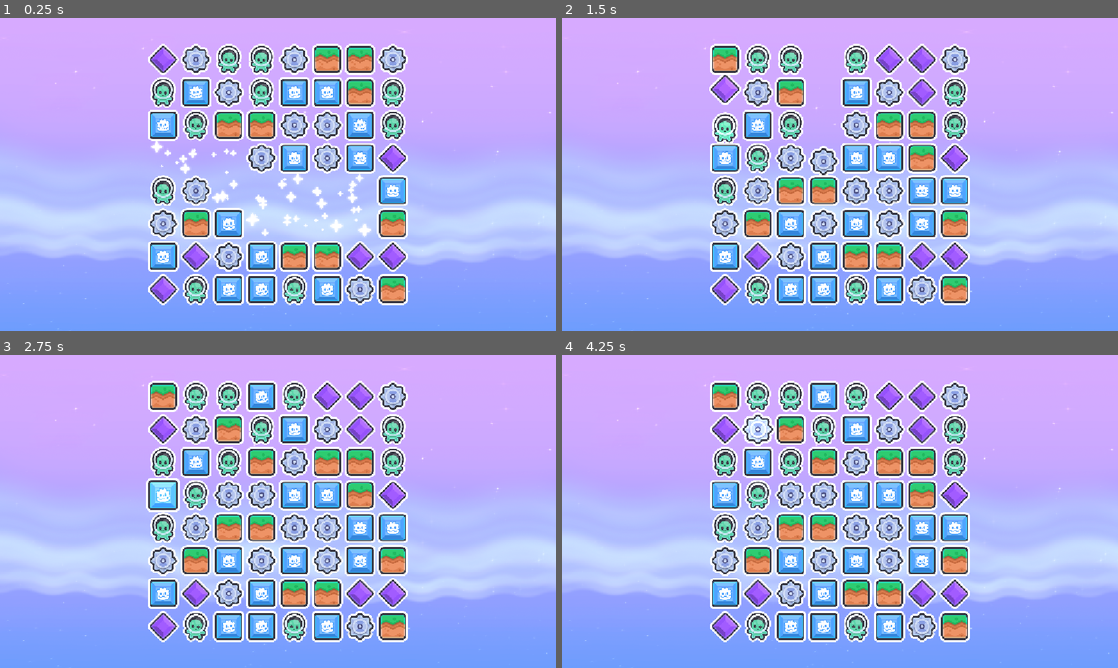
Above: before the commit, frames 1-4 (two rows, left to right).
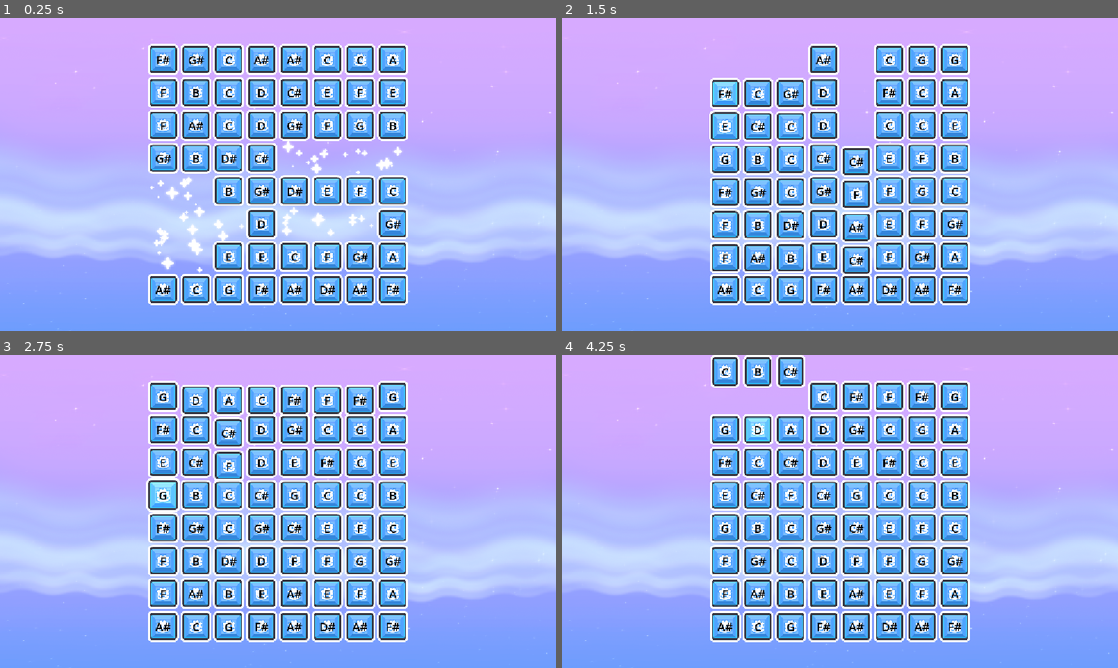
Above: after the commit, the same moments.

Repository: xanderayes/starter-kit-match-3
Game: Godot game, scene res://scenes/main.tscn
Two runs of this game, one before a commit and one after it. Both use one fixed random seed, a clock stepped at 60 frames per second and the inputs below.
Inputs (mouse positions are in pixels of both pictures, inside the frame that each line leads up to):
- Up to frame 1 (0.25 s): no input
- Up to frame 2 (1.5 s): drag from (723, 96) to (723, 190) at 0.52 s; drag from (723, 89) to (723, 190) at 1.27 s
- Up to frame 3 (2.75 s): move the mouse to (161, 495) at 2.02 s; click (161, 495) at 2.17 s
- Up to frame 4 (4.25 s): drag from (723, 527) to (723, 627) at 2.77 s; drag from (723, 527) to (756, 430) at 3.52 s

The runs differ from the first frame. In frame 1, 24% of the frame differs, in the area x 26-74%, y 8-92%; in frame 2, 26%; in frame 3, 23%; in frame 4, 24%.

Commit message:
change to music

Diff:
--- a/scenes/tile.tscn
+++ b/scenes/tile.tscn
@@ -13,6 +13,17 @@
 [node name="Sprite2D" type="Sprite2D" parent="." unique_id=811763384]
 texture = ExtResource("2_hisf2")
 
+[node name="NoteLabel" type="Label" parent="."]
+offset_left = -32.0
+offset_top = -32.0
+offset_right = 32.0
+offset_bottom = 32.0
+theme_override_colors/font_color = Color(0, 0, 0, 1)
+theme_override_font_sizes/font_size = 48
+text = "C"
+horizontal_alignment = 1
+vertical_alignment = 1
+
 [node name="CollisionShape2D" type="CollisionShape2D" parent="." unique_id=12865723]
 shape = SubResource("RectangleShape2D_0e48y")
 
--- a/scripts/main.gd
+++ b/scripts/main.gd
@@ -12,6 +12,25 @@
 @export_subgroup("Tiles")
 @export var textures: Array[Texture2D]
 
+# Musical notes
+const NOTES = ["A", "A#", "B", "C", "C#", "D", "D#", "E", "F", "F#", "G", "G#"]
+
+# Major chords (root, major third, perfect fifth)
+const MAJOR_CHORDS = {
+	"A": ["A", "C#", "E"],
+	"A#": ["A#", "D", "F"],
+	"B": ["B", "D#", "F#"],
+	"C": ["C", "E", "G"],
+	"C#": ["C#", "F", "G#"],
+	"D": ["D", "F#", "A"],
+	"D#": ["D#", "G", "A#"],
+	"E": ["E", "G#", "B"],
+	"F": ["F", "A", "C"],
+	"F#": ["F#", "A#", "C#"],
+	"G": ["G", "B", "D"],
+	"G#": ["G#", "C", "D#"]
+}
+
 @export_subgroup("Cursors")
 @export var open_hand_cursor: Texture2D
 @export var closed_hand_cursor: Texture2D
@@ -67,11 +86,11 @@
 func spawn_at(x, y):
 
 	var created_piece = tile_scene.instantiate()
-	var random_index = randi_range(0, textures.size() - 1)
+	var random_note = NOTES[randi() % NOTES.size()]
 
 	container.add_child(created_piece)
 
-	created_piece.set_tile_type(str(random_index), textures[random_index])
+	created_piece.set_tile_type(random_note, textures[0])
 	created_piece.tile_pressed.connect(_on_tile_pressed)
 	created_piece.grid_position = Vector2i(x, y)
 	created_piece.position = grid_to_pixel(x, y)
@@ -151,16 +170,29 @@
 	for y in height:
 		for x in range(width - 2):
 			var p1 = grid[x][y]; var p2 = grid[x+1][y]; var p3 = grid[x+2][y]
-			if p1 and p2 and p3 and p1.type == p2.type and p1.type == p3.type:
+			if p1 and p2 and p3 and is_major_chord(p1.type, p2.type, p3.type):
 				for p in [p1, p2, p3]: matched_dict[p] = true
 
 	for x in width:
 		for y in range(height - 2):
 			var p1 = grid[x][y]; var p2 = grid[x][y+1]; var p3 = grid[x][y+2]
-			if p1 and p2 and p3 and p1.type == p2.type and p1.type == p3.type:
+			if p1 and p2 and p3 and is_major_chord(p1.type, p2.type, p3.type):
 				for p in [p1, p2, p3]: matched_dict[p] = true
 
 	return matched_dict.keys()
+
+# Check if three notes form a major chord (order doesn't matter)
+func is_major_chord(note1: String, note2: String, note3: String) -> bool:
+	var notes = [note1, note2, note3]
+	notes.sort()
+
+	for chord in MAJOR_CHORDS.values():
+		var chord_notes = chord.duplicate()
+		chord_notes.sort()
+		if notes == chord_notes:
+			return true
+
+	return false
 
 func process_board_state():
 
--- a/scripts/tile.gd
+++ b/scripts/tile.gd
@@ -23,10 +23,10 @@
 
 # Set piece them when initializing
 
-func set_tile_type(id: String, texture: Texture2D):
+func set_tile_type(note_name: String, texture: Texture2D):
 
-	type = id
-	$Sprite2D.texture = texture
+	type = note_name
+	$NoteLabel.text = note_name
 
 # Letting the main code know when a tile has been pressed
 
